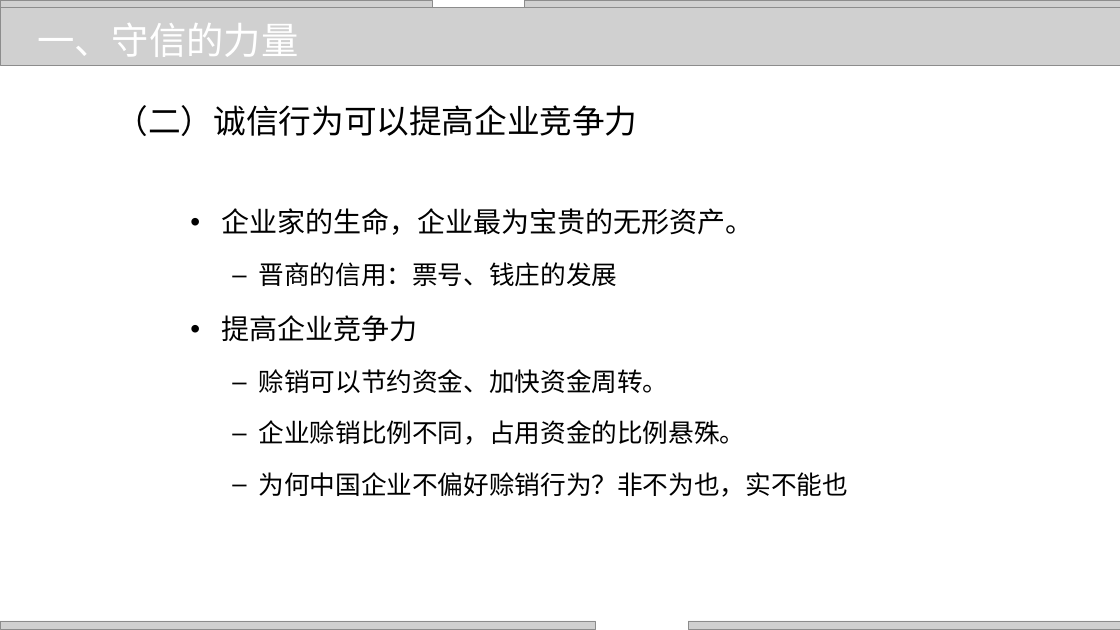
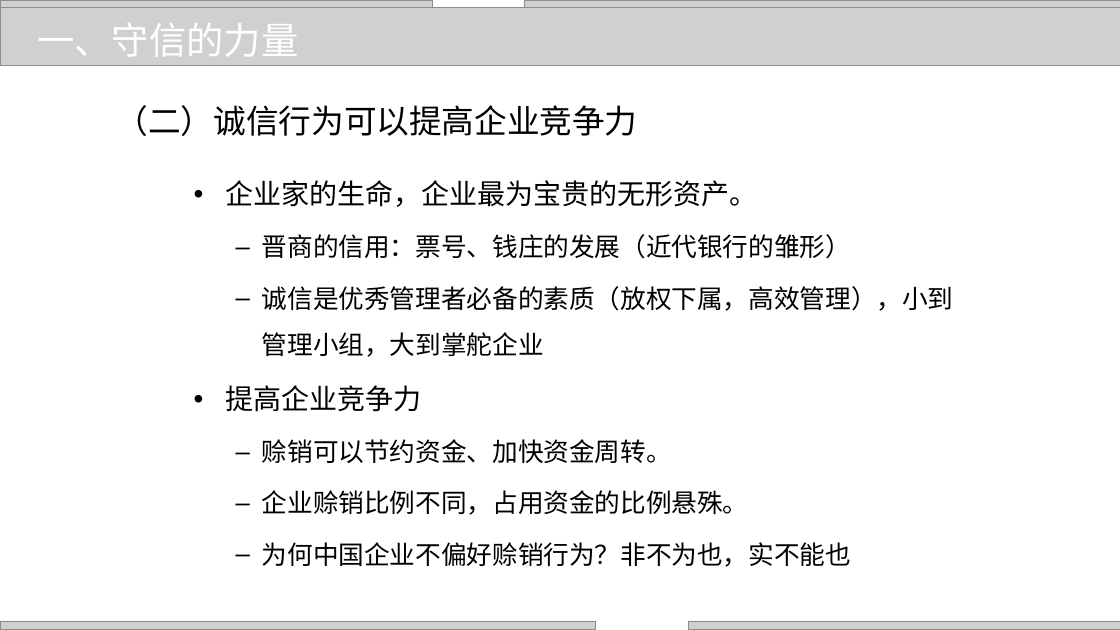
Before and after one commit to zhangjianzhang/internet_credit, a slide deck: slide 11 of files/slides/introduction.pptx. Drawn at 1120x630 pixels with LibreOffice and Linux fonts; fonts in the diff are those of the drawing; grey boxes stand for pictures; background and template pictures are left out. Boxes give left, top, right and bottom in pixels: in the first picture for what was removed or moved away, otherwise in the second. Text is boxed around its words. In the diff, an @@ line names an element or a change of style, - is before the commit and + after.

```diff
--- a/files/slides/introduction.pptx
+++ b/files/slides/introduction.pptx
@@ text "企业家的生命，企业最为宝贵的无形资产。" moved from (x1=222, y1=208, x2=848, y2=497) to (x1=225, y1=180, x2=954, y2=567) @@
@@ text at (x1=262, y1=234, x2=954, y2=357): text changed @@
-  – 晋商的信用：票号、钱庄的发展
+  – 晋商的信用：票号、钱庄的发展（近代银行的雏形）
+  – 诚信是优秀管理者必备的素质（放权下属，高效管理），小到管理小组，大到掌舵企业
```
Also in this commit, not shown: 6 other slides changed, 9 other files.
